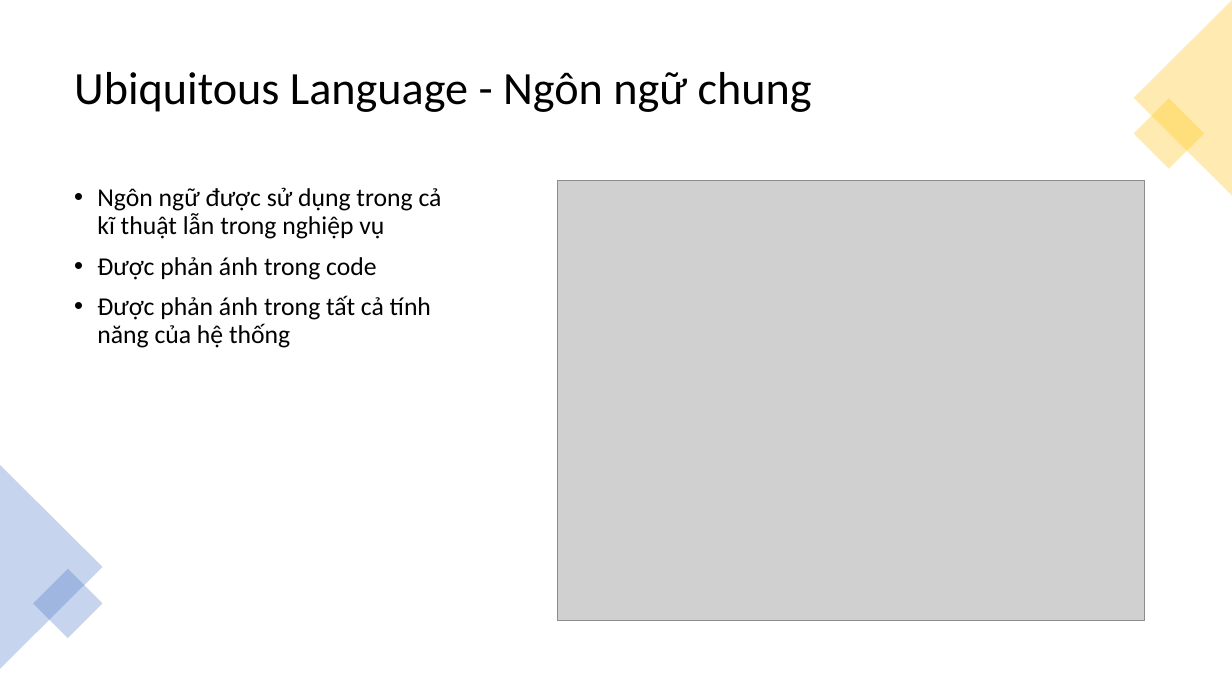
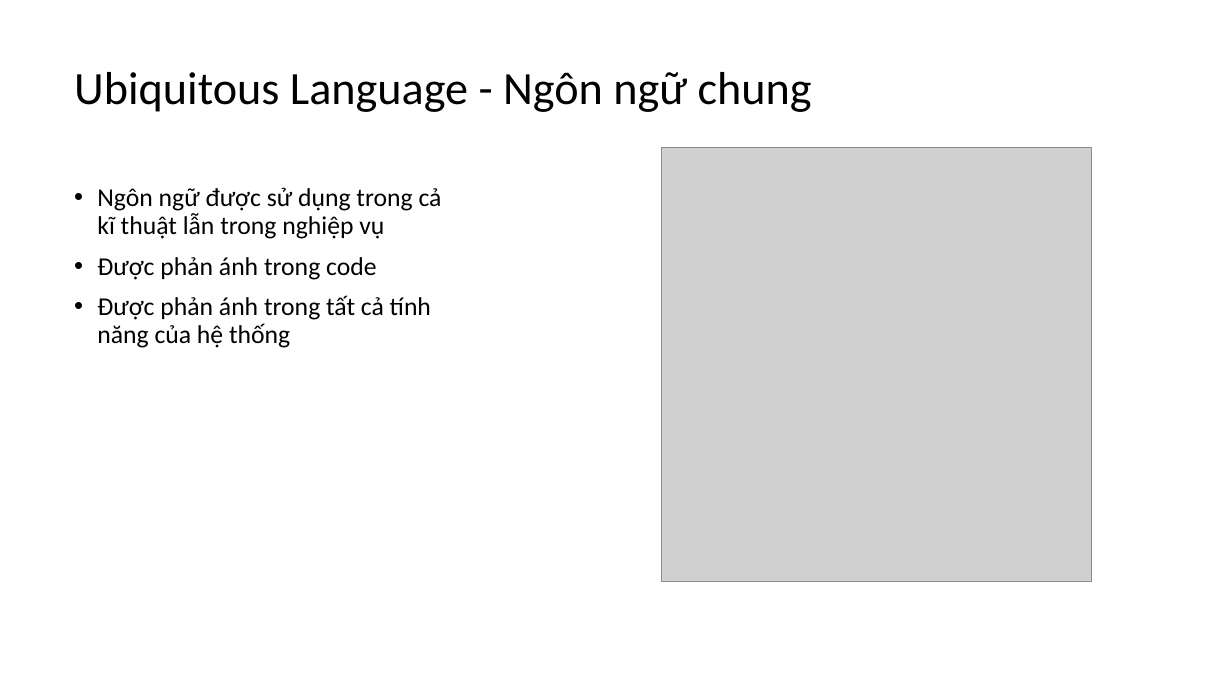
Before and after one commit to truongdinhthien/DDD-Docs, a slide deck: slide 5 of DDD.pptx. Drawn at 1232x693 pixels with LibreOffice and Linux fonts; fonts in the diff are those of the drawing; grey boxes stand for pictures. Boxes give left, top, right and bottom in pixels: in the first picture for what was removed or moved away, otherwise in the second. Text is boxed around its words. In the diff, an @@ line names an element or a change of style, - is before the commit and + after.

```diff
--- a/DDD.pptx
+++ b/DDD.pptx
@@ triangle removed at (1134, 0, 1232, 196) @@
@@ rectangle removed at (1134, 99, 1204, 169) @@
@@ picture: place and size @@
-picture at (557, 180, 1145, 621)
+picture at (662, 147, 1092, 581)
@@ triangle removed at (0, 465, 103, 669) @@
@@ rectangle removed at (33, 568, 103, 638) @@
```
Also in this commit, not shown: 4 other slides changed, 5 slides added, 1 other file.
